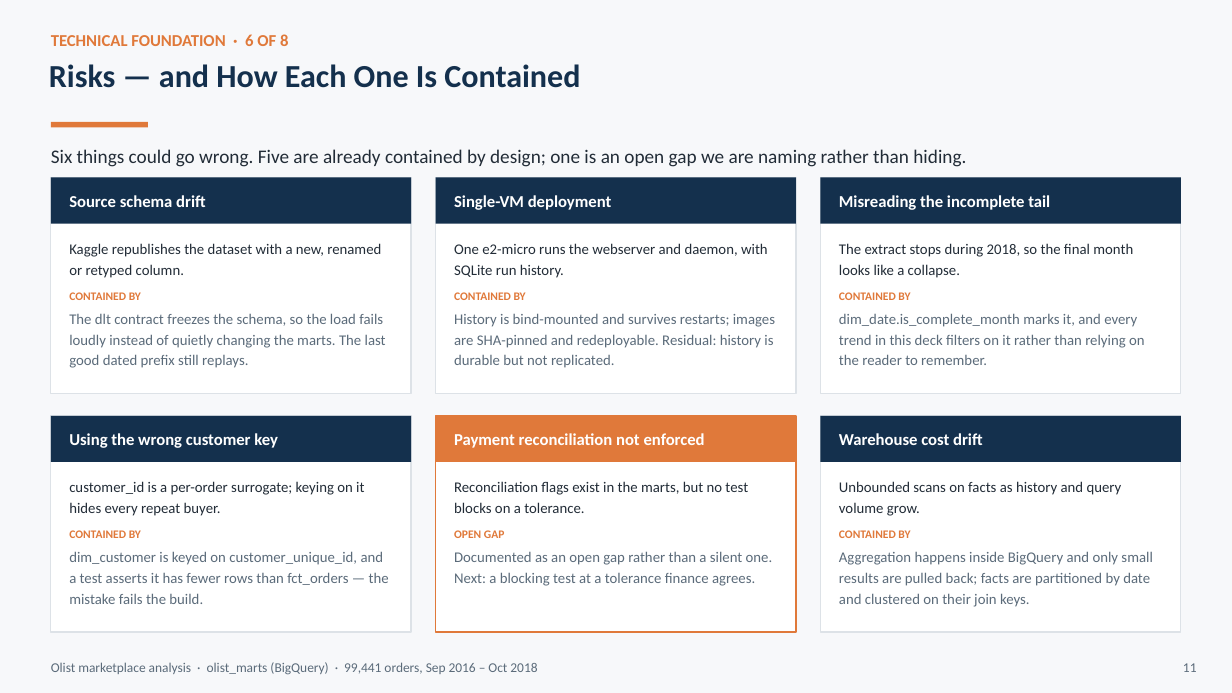
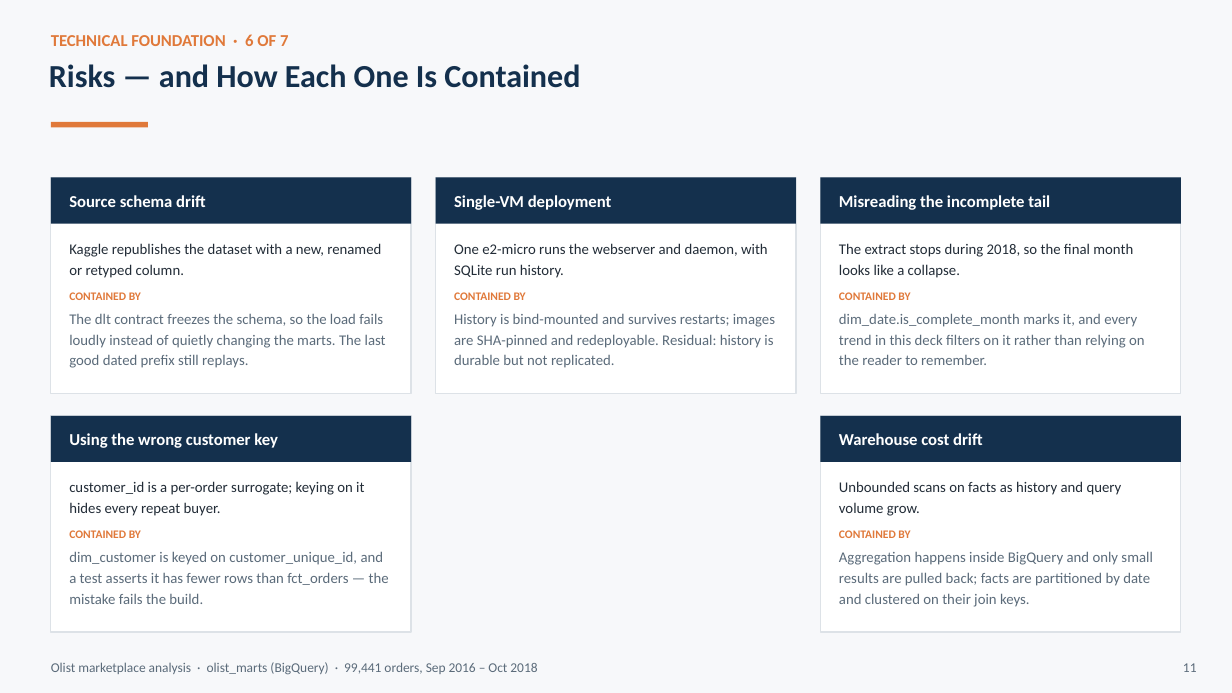
Before and after one commit to cheanwei/ntu-dsai-group5-project2, a slide deck: slide 9 of docs/Olist_Executive_Summary.pptx. Drawn at 1232x693 pixels with LibreOffice and Linux fonts; fonts in the diff are those of the drawing. Boxes give left, top, right and bottom in pixels: in the first picture for what was removed or moved away, otherwise in the second. Text is boxed around its words. In the diff, an @@ line names an element or a change of style, - is before the commit and + after.

```diff
--- a/docs/Olist_Executive_Summary.pptx
+++ b/docs/Olist_Executive_Summary.pptx
@@ text at [51, 34, 288, 46]: text changed @@
-TECHNICAL FOUNDATION · 6 OF 8
+TECHNICAL FOUNDATION · 6 OF 7
@@ text removed at [51, 149, 966, 167] @@
-Six things could go wrong. Five are already contained by design; one is an open gap we are naming rather than hiding.
@@ rectangle removed at [435, 416, 796, 632] @@
@@ rectangle removed at [435, 416, 796, 462] @@
@@ text removed at [454, 433, 705, 448] @@
-Payment reconciliation not enforced
@@ text removed at [454, 481, 773, 586] @@
-Reconciliation flags exist in the marts, but no test blocks on a tolerance.
-OPEN GAP
-Documented as an open gap rather than a silent one. Next: a blocking test at a tolerance finance agrees.
```
Also in this commit, not shown: 10 other slides changed, 1 slide added, 1 slide removed.
